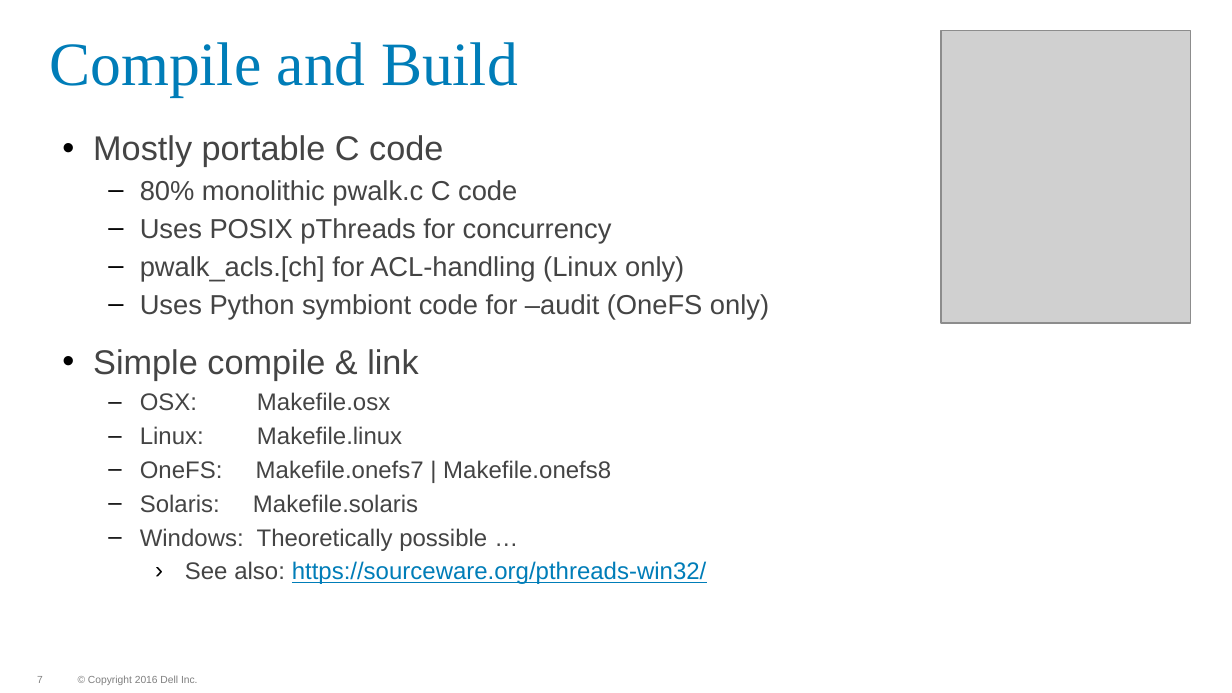
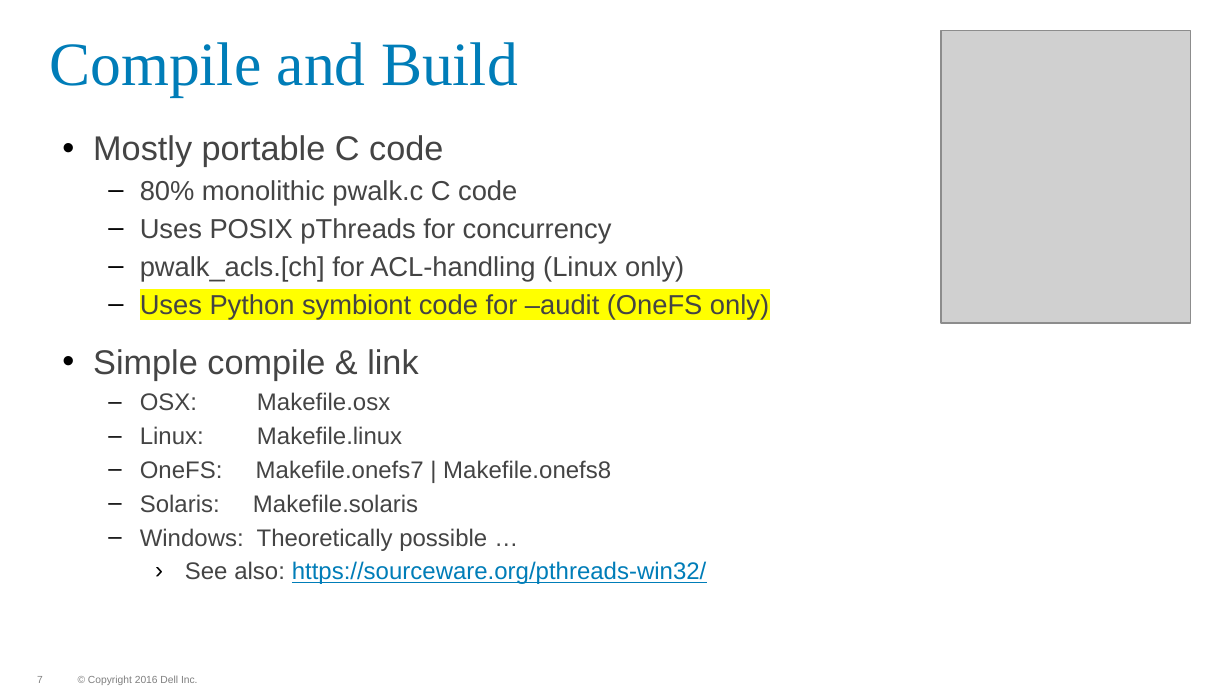
Before and after one commit to WhizBob/pwalk, a slide deck: slide 7 of doc/pwalk_slides.pptx. Drawn at 1232x693 pixels with LibreOffice and Linux fonts; fonts in the diff are those of the drawing; grey boxes stand for pictures; background and template pictures are left out. Boxes give left, top, right and bottom in pixels: in the first picture for what was removed or moved away, otherwise in the second. Text is boxed around its words. In the diff, an @@ line names an element or a change of style, - is before the commit and + after.

```diff
--- a/doc/pwalk_slides.pptx
+++ b/doc/pwalk_slides.pptx
@@ text at bbox=[140, 294, 769, 319]: highlight none to #FFFF00 in "Uses Python symbiont code for –audit (OneFS ..." @@
```
Also in this commit, not shown: 8 other slides changed, 1 slide removed, 19 other files.
